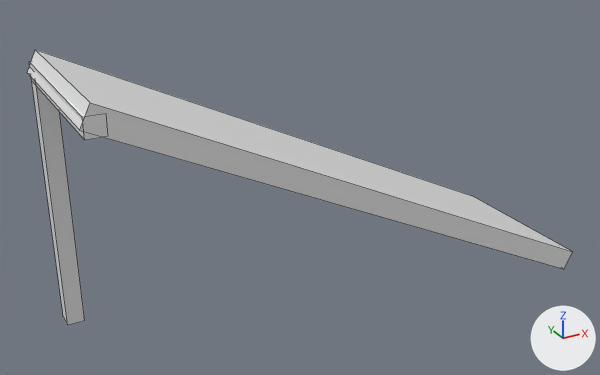
The FBX model Assets/Models/Tetrominos/Slides/VS9.fbx, before and after one commit.
Before and after are seen from a 50 mm lens placed at (-2.29, -4.76, 7.17), pointed at (-0.17, -0.89, 5.24). Lighting does not change. The marker at lower right points along +X, +Y and +Z. Mesh edges are drawn as thin lines. Where no turn or scale is listed for an object, it has been applied to the vertices.
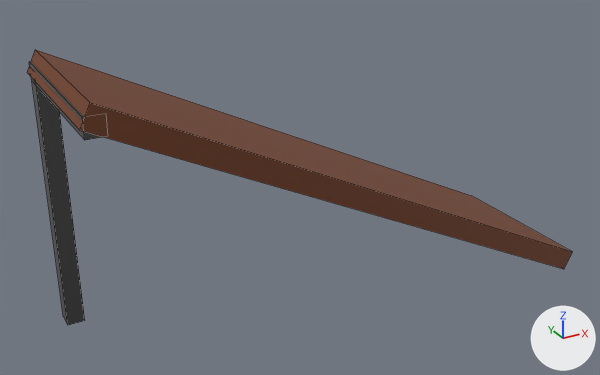
Boxes (x1, y1, x2, y2) around the edits, measured in the pictures (600 x 375 px):
'Cube.070', recoloured (grey to brown)
    both: (27, 50, 572, 269)
'Cube.059', recoloured
    both: (31, 77, 85, 325)
'Cube.051', recoloured
    both: (29, 62, 101, 140)

Patch to the scene script:
```diff
--- a/Assets/Models/Tetrominos/Slides/VS9.fbx.py
+++ b/Assets/Models/Tetrominos/Slides/VS9.fbx.py
@@ mat_metall @@
+mat_metall = principled_material('Metall')
+mat_metall.base_color = (0.135, 0.135, 0.135)  # dark grey #676767
+mat_metall.metallic = 0.85
+mat_metall.roughness = 0.28
@@ mat_wood @@
+mat_wood = principled_material('Wood')
+mat_wood.base_color = (0.174, 0.0489, 0.0162)  # brown #743e22
+mat_wood.roughness = 0.673
@@ me_cube_049 @@
 me_cube_049.from_pydata(...)  # 8 vertices, 6 faces; spans x -0.05..0.05, y -0.05..0.05, z -0.75..0.75
+me_cube_049.materials.append(mat_metall)  # dark grey #676767
@@ me_cube_050 @@
 me_cube_050.from_pydata(...)  # 8 vertices, 6 faces; spans x -1.52..1.52, y -0.5..0.5, z -0.79..0.79
+me_cube_050.materials.append(mat_wood)  # brown #743e22
@@ me_cube_048 @@
 me_cube_048.from_pydata(...)  # 8 vertices, 6 faces; spans x -0.05..0.05, y -0.5..0.5, z -0.05..0.05
+me_cube_048.materials.append(mat_metall)  # dark grey #676767
```
